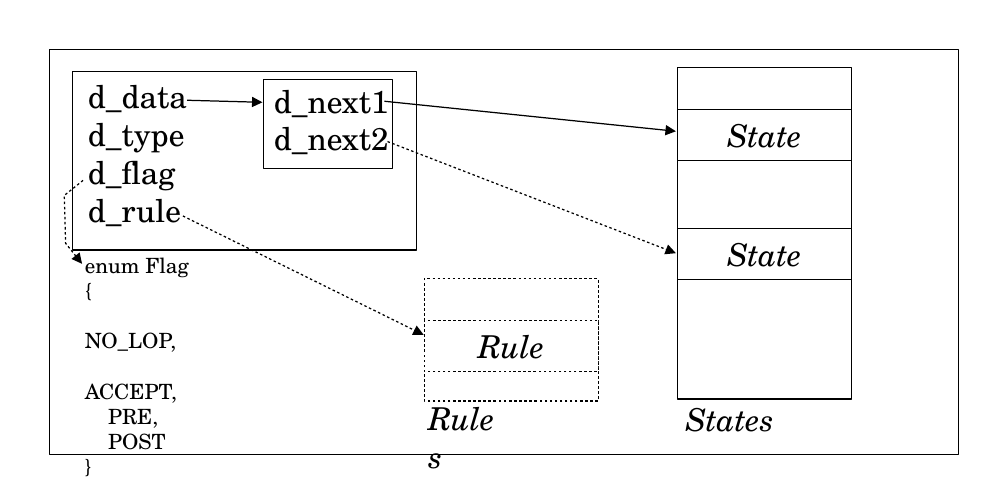
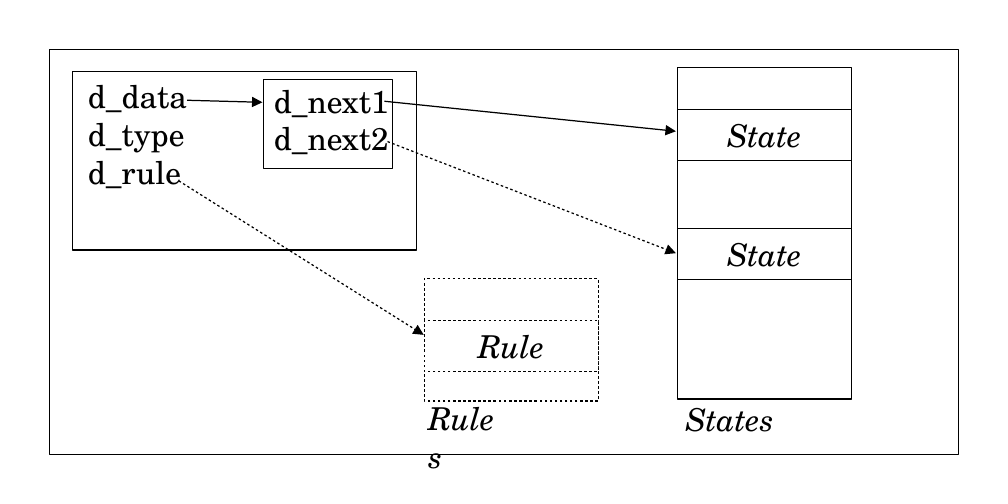
Before and after one commit to fbb-git/flexcpp, a slide deck: slide 1 of flexc++/documentation/manual/images/molds/state.odp. Drawn at 1008x504 pixels with LibreOffice and Linux fonts; fonts in the diff are those of the drawing. Boxes give left, top, right and bottom in pixels: in the first picture for what was removed or moved away, otherwise in the second. Text is boxed around its words. In the diff, an @@ line names an element or a change of style, - is before the commit and + after.

```diff
--- a/flexc++/documentation/manual/images/molds/state.odp
+++ b/flexc++/documentation/manual/images/molds/state.odp
@@ text at [88,160,175,191]: paragraph removed @@
-d_flag
@@ freeform shape removed at [64,180,83,263] @@
@@ arrow moved from (183, 215) - (423, 335) to (179, 181) - (423, 335) @@
@@ text removed at [85,257,189,455] @@
-enum Flag
-{
-NO_LOP,
-ACCEPT,
-PRE,
-POST
-}
```
Also in this commit, not shown: 12 other files.
